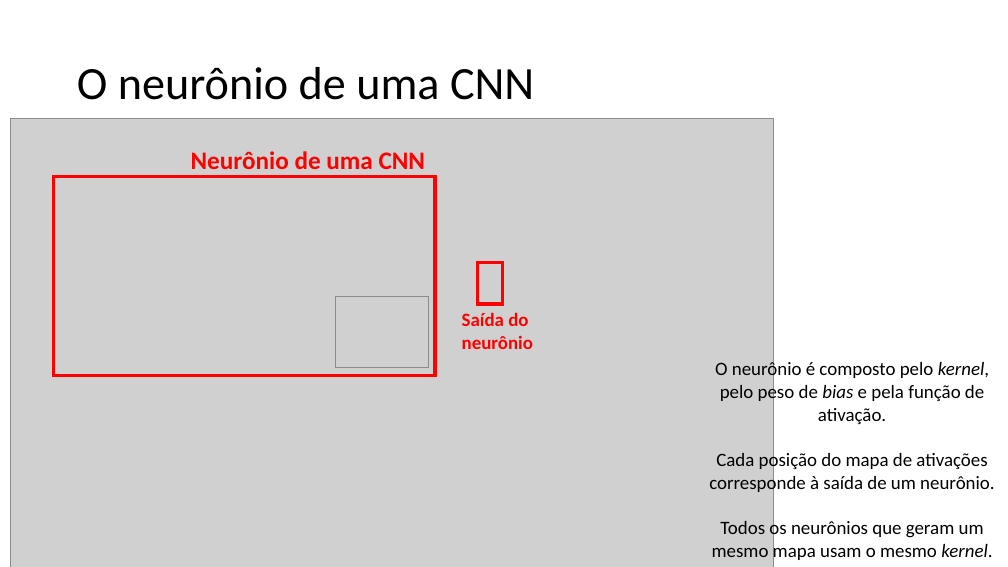
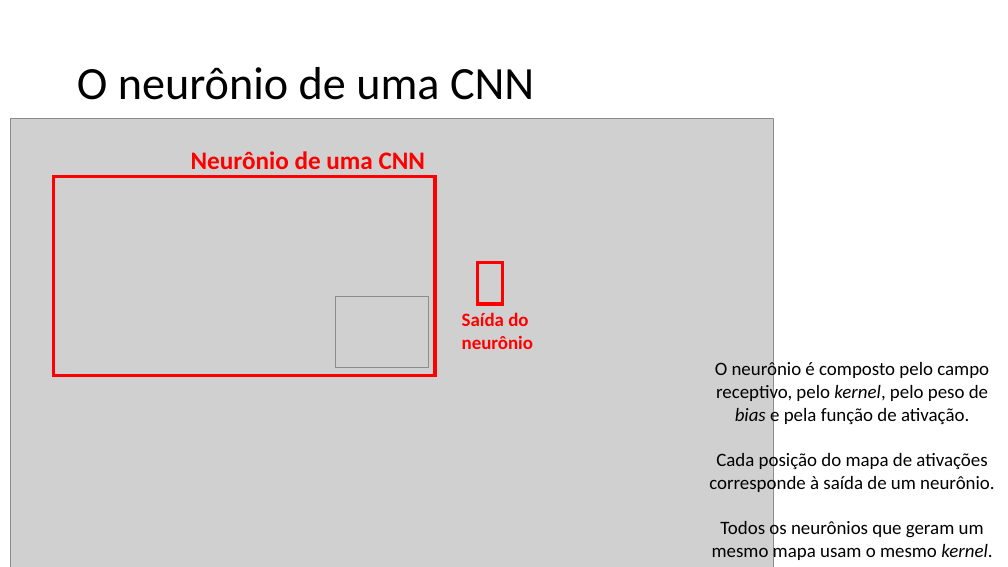
Before and after one commit to zz4fap/c24_inteligencia_artificial, a slide deck: slide 55 of slides/C24_CNN.pptx. Drawn at 1008x567 pixels with LibreOffice and Linux fonts; fonts in the diff are those of the drawing; grey boxes stand for pictures. Boxes give left, top, right and bottom in pixels: in the first picture for what was removed or moved away, otherwise in the second. Text is boxed around its words. In the diff, an @@ line names an element or a change of style, - is before the commit and + after.

```diff
--- a/slides/C24_CNN.pptx
+++ b/slides/C24_CNN.pptx
@@ text at [715, 360, 989, 426]: text changed @@
-O neurônio é composto pelo kernel, pelo peso de bias e pela função de ativação.
+O neurônio é composto pelo campo receptivo, pelo kernel, pelo peso de bias e pela função de ativação.
```
Also in this commit, not shown: 2 other slides changed.
